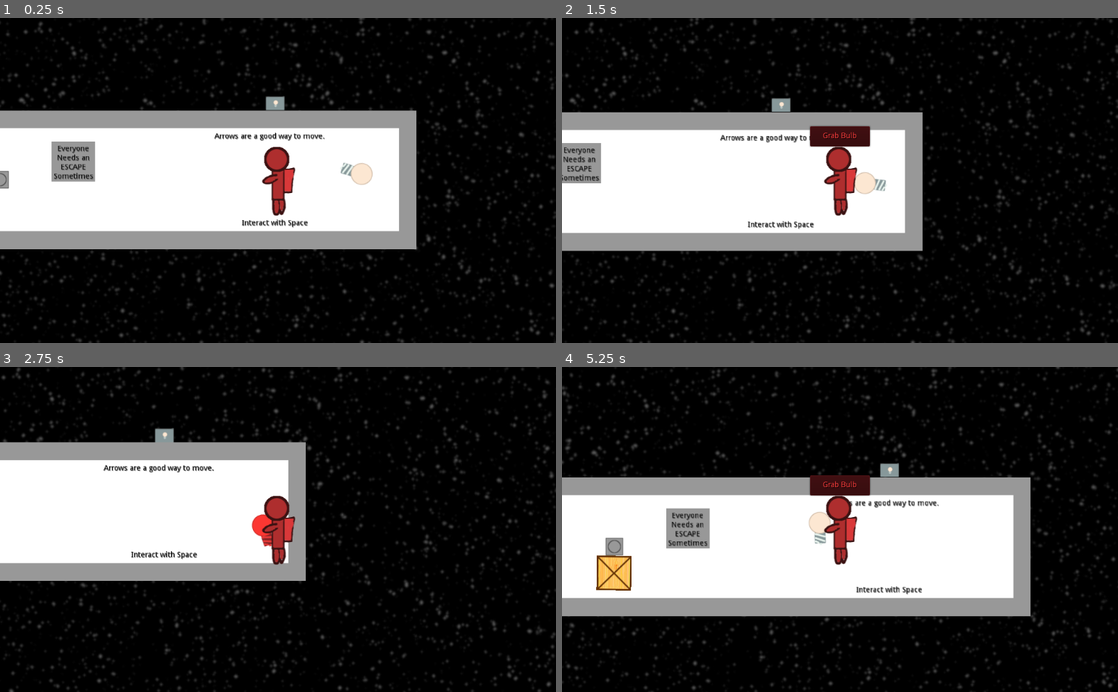
Above: before the commit, frames 1-4 (two rows, left to right).
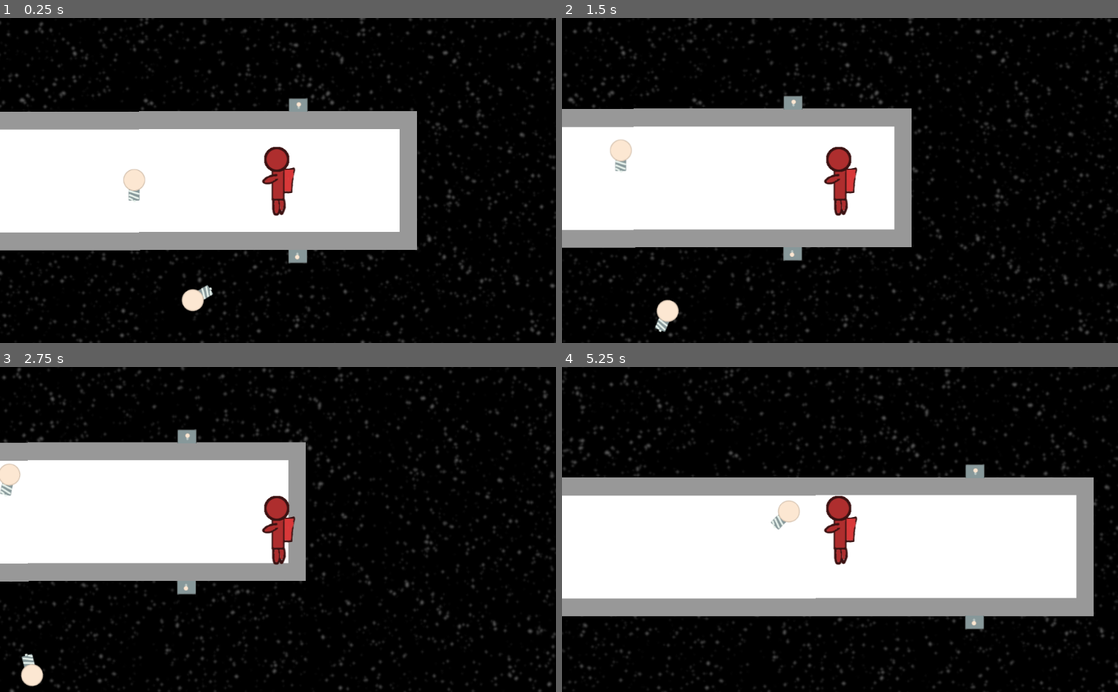
Above: after the commit, the same moments.

Repository: thecyberwraith/cb-gamejam-2021
Game: Godot game, scene res://Levels/Level2/Level2.tscn
Same seed, same stepped clock (60 frames per second), same inputs: the game is played once before the commit and once after it. Before the commit the project starts from res://Levels/Level1/Level1.tscn.
Inputs:
- Up to frame 1 (0.25 s): no input
- Up to frame 2 (1.5 s): hold Right (ui_right) 0.53-1.28 s; tap Space (ui_select) at 0.77 s; hold Down (ui_down) from 1.28 s (still down)
- Up to frame 3 (2.75 s): tap Space (ui_select) at 1.52 s; release Down (ui_down) at 2.03 s; hold Right (ui_right) from 2.03 s (still down)
- Up to frame 4 (5.25 s): release Right (ui_right) at 2.78 s; hold Up (ui_up) 2.78-3.53 s; tap Space (ui_select) at 3.02, 3.77, 4.52 s; hold Left (ui_left) 3.53-5.03 s; hold Down (ui_down) from 5.03 s (still down)

The runs differ from the first frame. In frame 1, 3.8% of the frame differs, in the area x 0-75%, y 23-91%; in frame 2, 9.0%; in frame 3, 1.7%; in frame 4, 13%, in the area x 0-100%, y 0-100%.

Commit message:
Finished Level 2

Diff:
--- a/Levels/Level2/Level2.tscn
+++ b/Levels/Level2/Level2.tscn
@@ -1,33 +1,45 @@
-[gd_scene load_steps=5 format=2]
+[gd_scene load_steps=8 format=2]
 
 [ext_resource path="res://Levels/LevelCore.tscn" type="PackedScene" id=1]
 [ext_resource path="res://Items/Bulb/BulbBase.tscn" type="PackedScene" id=2]
 [ext_resource path="res://Items/Bulb/Bulb.tscn" type="PackedScene" id=3]
 [ext_resource path="res://Levels/Level2/Level2.gd" type="Script" id=4]
+[ext_resource path="res://Levels/Statics/Corridor/Corridor.tscn" type="PackedScene" id=5]
+[ext_resource path="res://Levels/Statics/DeadEnd/DeadEnd.tscn" type="PackedScene" id=6]
+[ext_resource path="res://Items/AirLock/AirLock.tscn" type="PackedScene" id=7]
 
 [node name="Level2" type="Node2D"]
 script = ExtResource( 4 )
 
-[node name="LevelCore" parent="." instance=ExtResource( 1 )]
+[node name="Station" type="Node2D" parent="."]
+
+[node name="AirLock" parent="Station" instance=ExtResource( 7 )]
+position = Vector2( -1020.97, 0.89093 )
+
+[node name="Corridor" parent="Station" instance=ExtResource( 5 )]
+position = Vector2( -509.595, 0.890869 )
+
+[node name="DeadEnd" parent="Station" instance=ExtResource( 6 )]
 
 [node name="Starts" type="Node2D" parent="."]
 
 [node name="Position2D" type="Position2D" parent="Starts"]
 
 [node name="BulbBase2" parent="." instance=ExtResource( 2 )]
-position = Vector2( 218, -24 )
-rotation = -1.36952
+position = Vector2( 36.9807, 127.321 )
+rotation = -3.14159
 
 [node name="BulbBase" parent="." instance=ExtResource( 2 )]
-position = Vector2( -123, 124 )
-rotation = 1.01863
+position = Vector2( 36.8062, -126.316 )
 
 [node name="Bulb" parent="." instance=ExtResource( 3 )]
-position = Vector2( 86, 75 )
+position = Vector2( -263.311, 18.4315 )
 linear_velocity = Vector2( -12, -40 )
 
 [node name="Bulb2" parent="." instance=ExtResource( 3 )]
-position = Vector2( -175, -83 )
+position = Vector2( -138.23, 209.742 )
 rotation = -2.59262
 linear_velocity = Vector2( -40.666, 30 )
 angular_velocity = 2.0
+
+[node name="LevelCore" parent="." instance=ExtResource( 1 )]
--- a/Levels/Statics/Corridor/Corridor.tscn
+++ b/Levels/Statics/Corridor/Corridor.tscn
@@ -5,7 +5,7 @@
 [sub_resource type="RectangleShape2D" id=1]
 extents = Vector2( 256.091, 16.939 )
 
-[node name="Node2D" type="Node2D"]
+[node name="Corridor" type="Node2D"]
 
 [node name="Sprite" type="Sprite" parent="."]
 texture = ExtResource( 1 )
--- a/project.godot
+++ b/project.godot
@@ -81,7 +81,7 @@
 [application]
 
 config/name="It's Not Rocket Science"
-run/main_scene="res://Levels/Level1/Level1.tscn"
+run/main_scene="res://Levels/Level2/Level2.tscn"
 config/icon="res://icon.png"
 
 [input]
